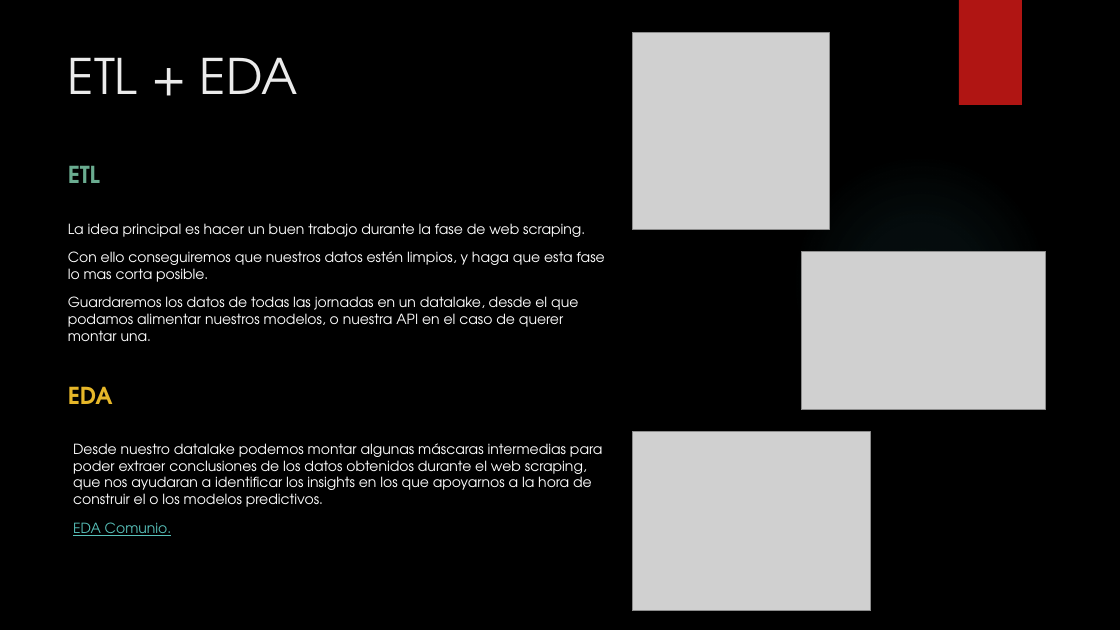
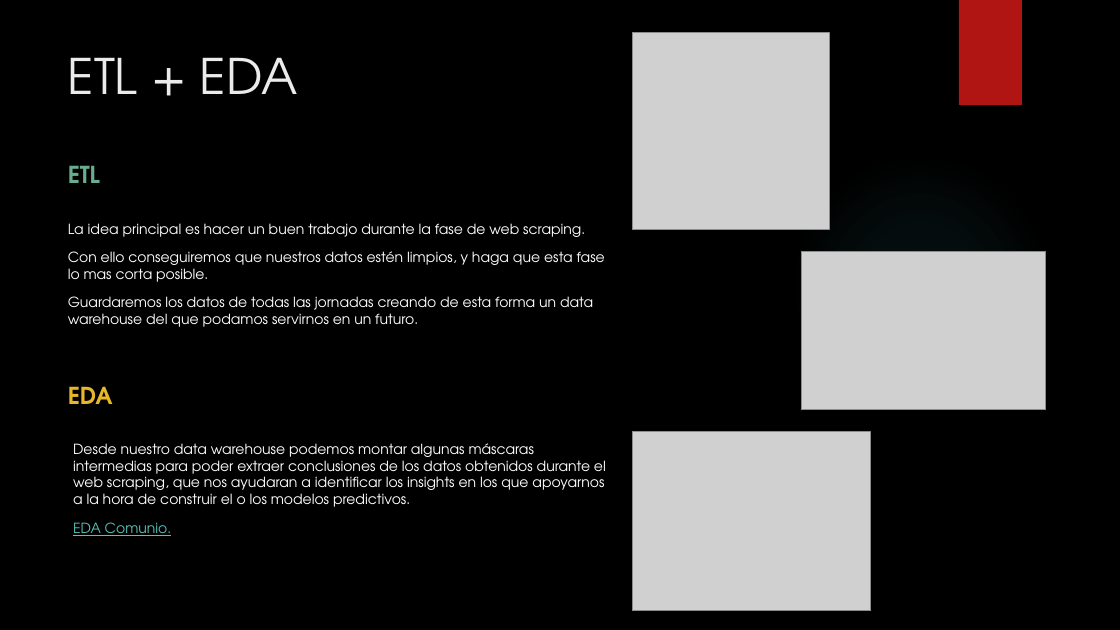
Before and after one commit to Gobuub/Proyecto-Final-Bootcamp, a slide deck: slide 6 of ML_Project.pptx. Drawn at 1120x630 pixels with LibreOffice and Linux fonts; fonts in the diff are those of the drawing; grey boxes stand for pictures; background and template pictures are left out. Boxes give left, top, right and bottom in pixels: in the first picture for what was removed or moved away, otherwise in the second. Text is boxed around its words. In the diff, an @@ line names an element or a change of style, - is before the commit and + after.

```diff
--- a/ML_Project.pptx
+++ b/ML_Project.pptx
@@ text at (68,296,593,327): text changed @@
-Guardaremos los datos de todas las jornadas en un datalake, desde el que podamos alimentar nuestros modelos, o nuestra API en el caso de querer montar una.
+Guardaremos los datos de todas las jornadas creando de esta forma un data warehouse del que podamos servirnos en un futuro.
@@ text at (73,443,606,507): text changed @@
-Desde nuestro datalake podemos montar algunas máscaras intermedias para poder extraer conclusiones de los datos obtenidos durante el web scraping, que nos ayudaran a identificar los insights en los que apoyarnos a la hora de construir el o los modelos predictivos.
+Desde nuestro data warehouse podemos montar algunas máscaras intermedias para poder extraer conclusiones de los datos obtenidos durante el web scraping, que nos ayudaran a identificar los insights en los que apoyarnos a la hora de construir el o los modelos predictivos.
```
Also in this commit, not shown: 5 other slides changed, 1 slide added, 3 other files.
